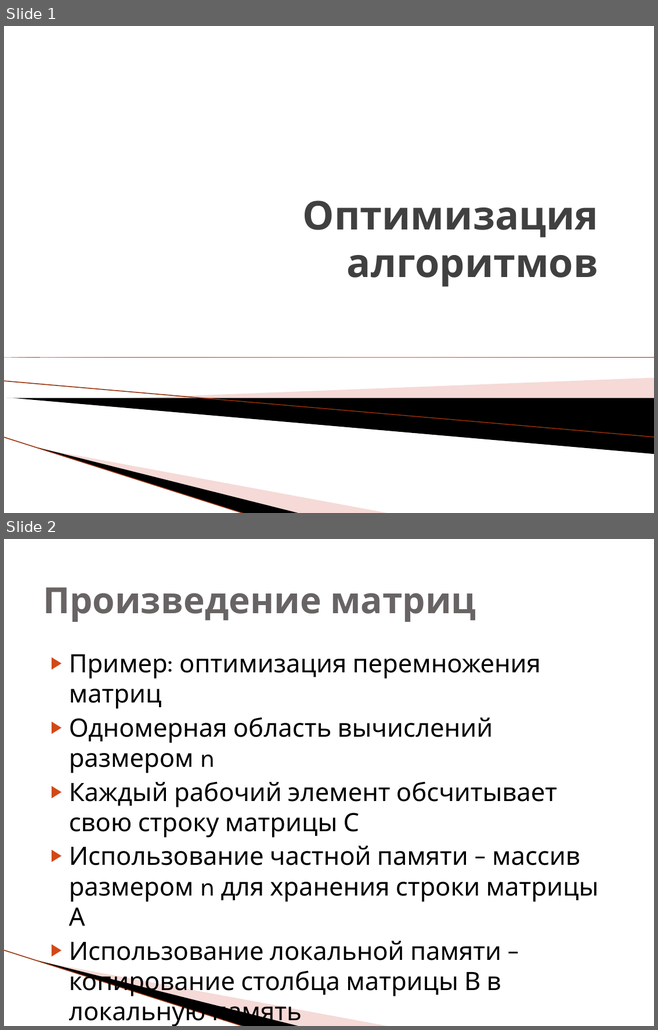
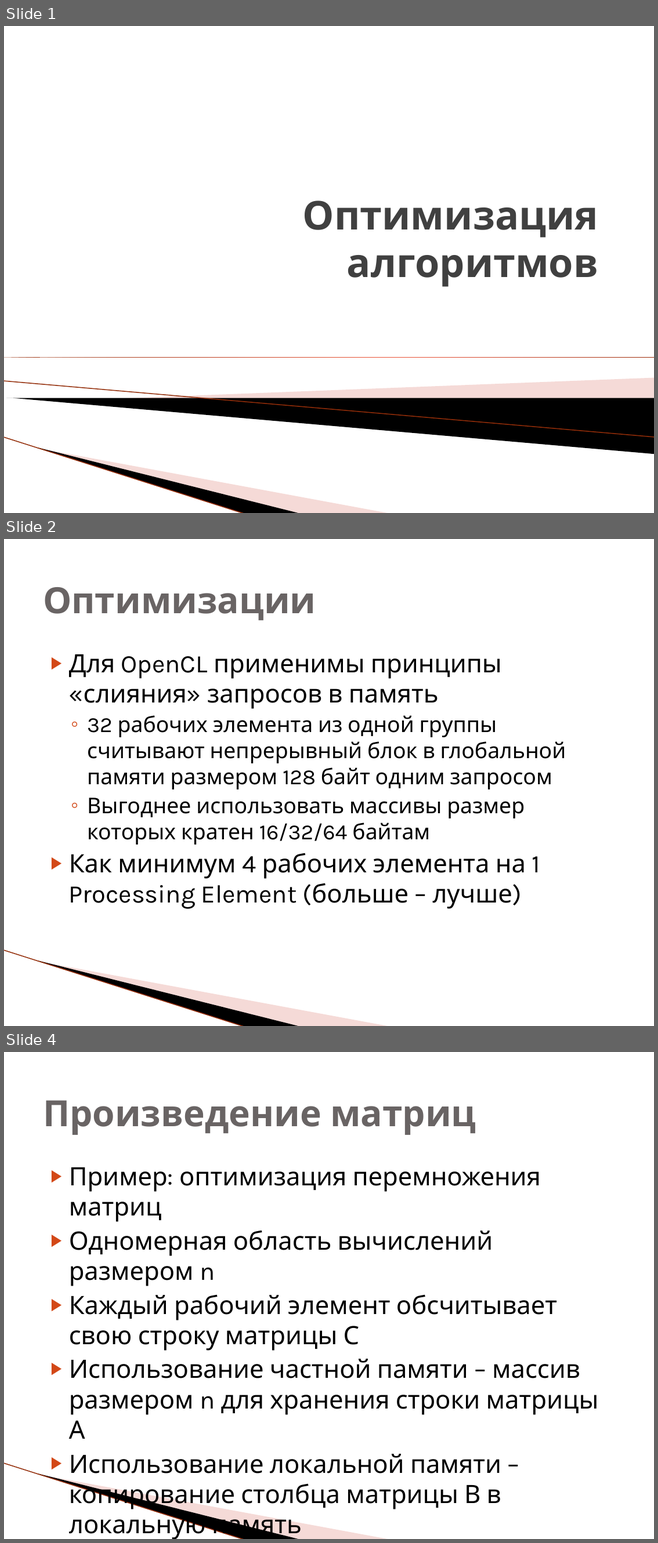
Before and after one commit to HPC-lab-ITIS/OpenCL, a slide deck: materials/lec_2/lec_2.pptx. Shown one above the other, each under a label of ours: slides 1 and 2 before the commit, slides 1, 2 and 4 after it; the slides between them are not shown. The pictures are 658x1030 and 658x1543 pixels, drawn with LibreOffice and Linux fonts; fonts in the diff are those of the drawing; background and template pictures are left out. Boxes give left, top, right and bottom in pixels: in the first picture for what was removed or moved away, otherwise in the second. Text is boxed around its words. In the diff, an @@ line names an element or a change of style, - is before the commit and + after.

```diff
--- a/materials/lec_2/lec_2.pptx
+++ b/materials/lec_2/lec_2.pptx
@@ slide 2 added at (4,539,654,1026), background picture (left out); not listed: 3 template elements that a slide beside it also shows @@
@@ title added at (43,587,316,620), 40 pt, text #696464, bold @@
+Оптимизации
@@ text added at (69,654,566,909), 24 pt, text #000000 @@
+▶ Для OpenCL применимы принципы «слияния» запросов в память
+  ◦ 32 рабочих элемента из одной группы считывают непрерывный блок в глобальной памяти размером 128 байт одним запросом
+  ◦ Выгоднее использовать массивы размер которых кратен 16/32/64 байтам
+▶ Как минимум 4 рабочих элемента на 1 Processing Element (больше – лучше)
@@ what was slide 2 is now slide 4 @@
```
Also in this commit, not shown: 1 slide changed, 2 other slides added, 3 other files.
